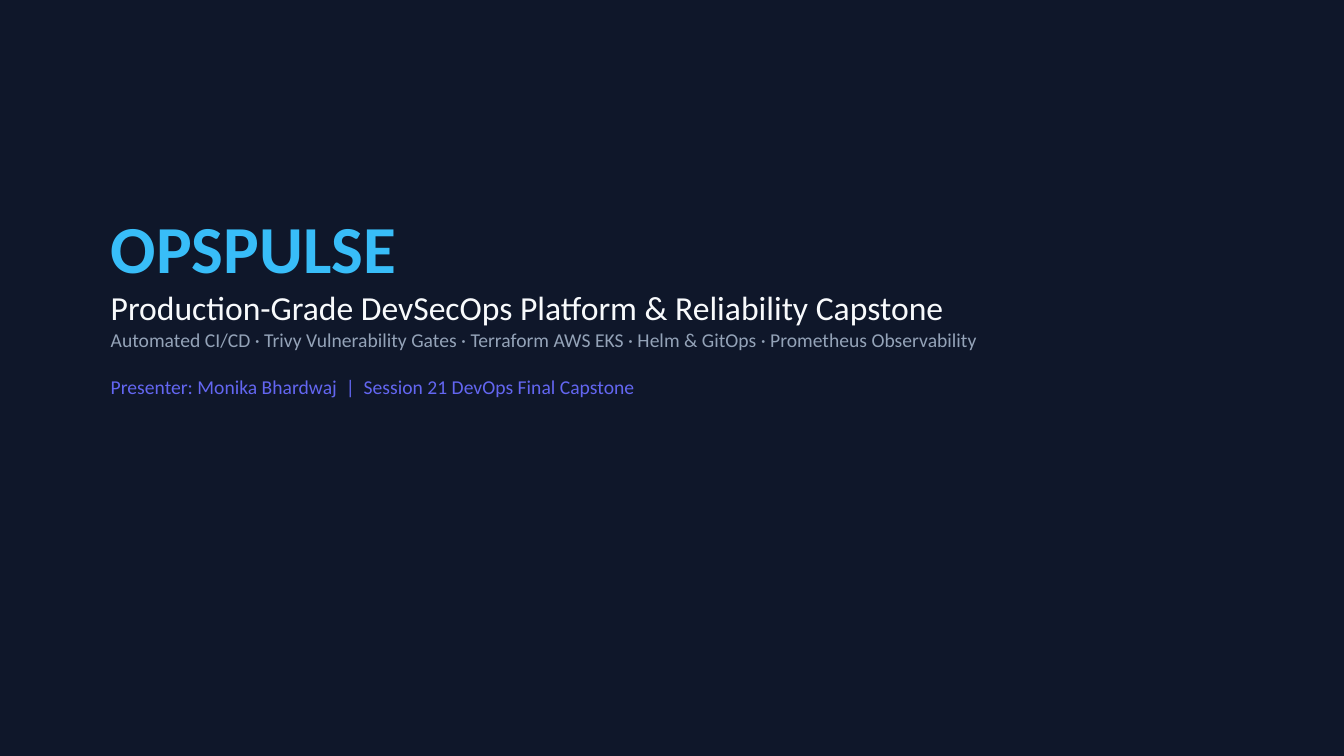
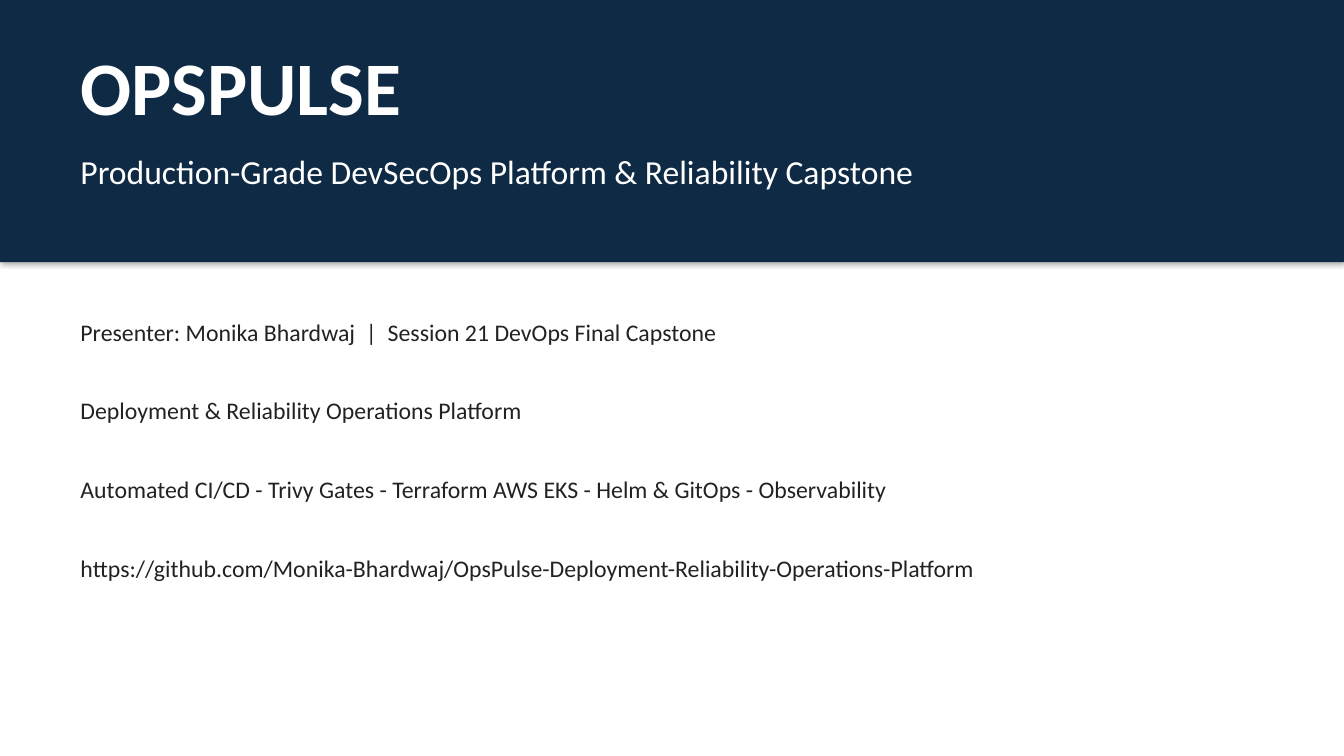
Before and after one commit to Monika-Bhardwaj/OpsPulse-Deployment-Reliability-Operations-Platform, a slide deck: slide 1 of demo/presentation.pptx. Drawn at 1344x756 pixels with LibreOffice and Linux fonts; fonts in the diff are those of the drawing. Boxes give left, top, right and bottom in pixels: in the first picture for what was removed or moved away, otherwise in the second. Text is boxed around its words. In the diff, an @@ line names an element or a change of style, - is before the commit and + after.

```diff
--- a/demo/presentation.pptx
+++ b/demo/presentation.pptx
@@ rectangle resized from (x1=0, y1=0, x2=1344, y2=756) to (x1=0, y1=0, x2=1344, y2=262) @@
@@ rectangle at (x1=0, y1=0, x2=1344, y2=262): fill #0F172A to #0F2A44 @@
@@ text added at (x1=80, y1=65, x2=401, y2=116), 54 pt, text #FFFFFF, bold @@
+OPSPULSE
@@ text added at (x1=80, y1=160, x2=913, y2=190), 24 pt, text #FFFFFF @@
+Production-Grade DevSecOps Platform & Reliability Capstone
@@ text at (x1=111, y1=229, x2=977, y2=350): paragraphs removed @@
-OPSPULSE
-Production-Grade DevSecOps Platform & Reliability Capstone
-Automated CI/CD · Trivy Vulnerability Gates · Terraform AWS EKS · Helm & GitOps · Prometheus Observability
@@ text "Presenter: Monika Bhardwaj | Session ..." moved from (x1=111, y1=229, x2=977, y2=398) to (x1=80, y1=324, x2=716, y2=345) @@
@@ text "Presenter: Monika Bhardwaj | Session ..." at (x1=80, y1=324, x2=716, y2=345): size 14 to 17 pt, text colour #6366F1 to #222222 @@
@@ text added at (x1=80, y1=402, x2=521, y2=423), 17 pt, text #222222 @@
+Deployment & Reliability Operations Platform
@@ text added at (x1=80, y1=481, x2=886, y2=502), 17 pt, text #222222 @@
+Automated CI/CD - Trivy Gates - Terraform AWS EKS - Helm & GitOps - Observability
@@ text added at (x1=80, y1=560, x2=973, y2=581), 17 pt, text #222222 @@
+https://github.com/Monika-Bhardwaj/OpsPulse-Deployment-Reliability-Operations-Platform
```
Also in this commit, not shown: 2 other slides changed, 8 slides added, 8 slides removed, 7 other files.
